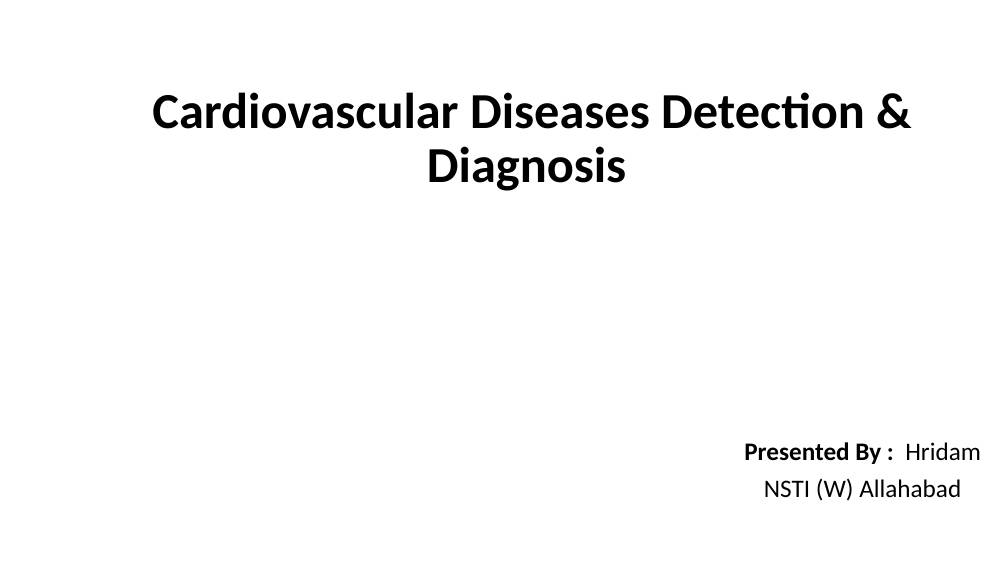
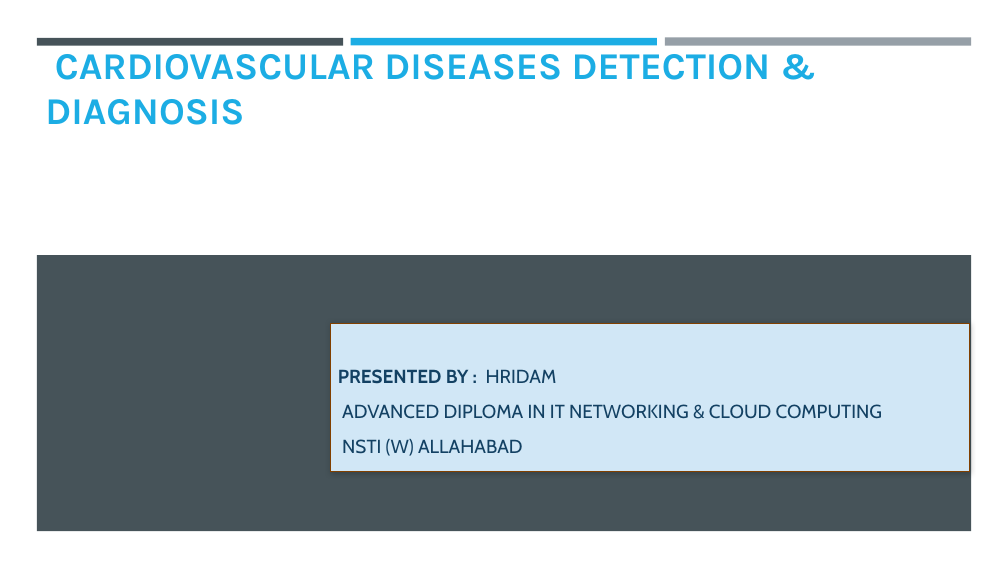
Before and after one commit to chaurasiasakshi/Cardiovascular_Diseases_Detection, a slide deck: slide 1 of Data.pptx. Drawn at 1008x567 pixels with LibreOffice and Linux fonts; fonts in the diff are those of the drawing; background and template pictures are left out. Boxes give left, top, right and bottom in pixels: in the first picture for what was removed or moved away, otherwise in the second. Text is boxed around its words. In the diff, an @@ line names an element or a change of style, - is before the commit and + after.

```diff
--- a/Data.pptx
+++ b/Data.pptx
@@ rectangle added at (x1=37, y1=38, x2=343, y2=45), fill #465359 @@
@@ title at (x1=45, y1=44, x2=771, y2=125): text changed; size 48 to 36 pt; font Calibri to Karla; text colour #000000 to #1CADE4 @@
-Cardiovascular Diseases Detection & Diagnosis
+CARDIOVASCULAR DISEASES DETECTION & DIAGNOSIS
@@ rectangle added at (x1=351, y1=38, x2=657, y2=45), fill #1CADE4 @@
@@ rectangle added at (x1=665, y1=38, x2=971, y2=46), fill #969FA7 @@
@@ rectangle added at (x1=37, y1=255, x2=972, y2=531), fill #465359 @@
@@ subtitle "PRESENTED BY : HRIDAM" resized from (x1=744, y1=442, x2=981, y2=501) to (x1=330, y1=323, x2=969, y2=472) @@
@@ subtitle "PRESENTED BY : HRIDAM" at (x1=330, y1=323, x2=969, y2=472): fill none to #D1E7F6; outline none to #814000 0.75 pt; shadow on @@
@@ subtitle at (x1=338, y1=369, x2=882, y2=456): text changed; size 24 to 18 pt; font Calibri to Cabin; text colour #000000 to #134163 @@
-Presented By : Hridam
-NSTI (W) Allahabad
+PRESENTED BY : HRIDAM
+ADVANCED DIPLOMA IN IT NETWORKING & CLOUD COMPUTING
+NSTI (W) ALLAHABAD
```
Also in this commit, not shown: 4 other slides changed, 5 slides added, 4 slides removed, 21 other files.
